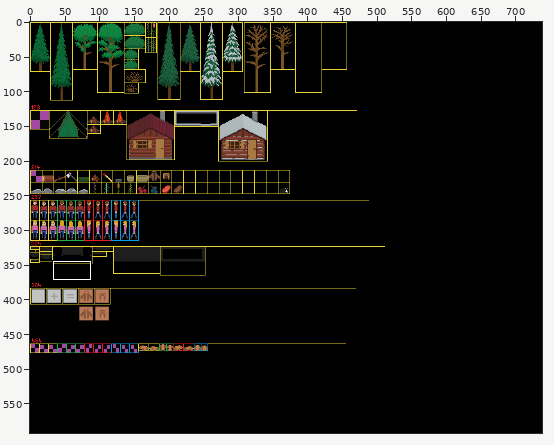
A sprite sheet gets an edit: Textures/Textures.png. The picture above shows the old version from afar; the outline marks the close-up.
Close-up. First the earlier version:
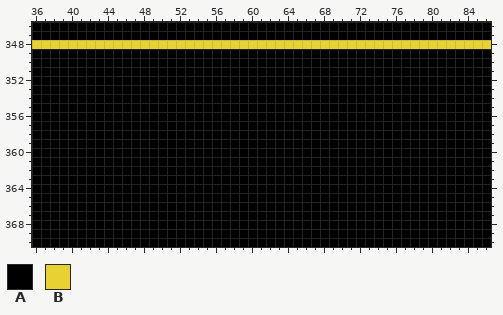
The file is 738x592 pixels. Colours within 5 levels of each other are drawn and written as one. Shown: x 36..86, y 346..370. The commit also changed other parts of the picture, which this record leaves out.
Palette (. is transparent): A #000000  B #e6d232
Pixels before, first column x 36:
346 AAAAAAAAAAAAAAAAAAAAAAAAAAAAAAAAAAAAAAAAAAAAAAAAAAA
347 AAAAAAAAAAAAAAAAAAAAAAAAAAAAAAAAAAAAAAAAAAAAAAAAAAA
348 BBBBBBBBBBBBBBBBBBBBBBBBBBBBBBBBBBBBBBBBBBBBBBBBBBB
349 AAAAAAAAAAAAAAAAAAAAAAAAAAAAAAAAAAAAAAAAAAAAAAAAAAA
350 AAAAAAAAAAAAAAAAAAAAAAAAAAAAAAAAAAAAAAAAAAAAAAAAAAA
351 AAAAAAAAAAAAAAAAAAAAAAAAAAAAAAAAAAAAAAAAAAAAAAAAAAA
352 AAAAAAAAAAAAAAAAAAAAAAAAAAAAAAAAAAAAAAAAAAAAAAAAAAA
353 AAAAAAAAAAAAAAAAAAAAAAAAAAAAAAAAAAAAAAAAAAAAAAAAAAA
354 AAAAAAAAAAAAAAAAAAAAAAAAAAAAAAAAAAAAAAAAAAAAAAAAAAA
355 AAAAAAAAAAAAAAAAAAAAAAAAAAAAAAAAAAAAAAAAAAAAAAAAAAA
356 AAAAAAAAAAAAAAAAAAAAAAAAAAAAAAAAAAAAAAAAAAAAAAAAAAA
357 AAAAAAAAAAAAAAAAAAAAAAAAAAAAAAAAAAAAAAAAAAAAAAAAAAA
358 AAAAAAAAAAAAAAAAAAAAAAAAAAAAAAAAAAAAAAAAAAAAAAAAAAA
359 AAAAAAAAAAAAAAAAAAAAAAAAAAAAAAAAAAAAAAAAAAAAAAAAAAA
360 AAAAAAAAAAAAAAAAAAAAAAAAAAAAAAAAAAAAAAAAAAAAAAAAAAA
361 AAAAAAAAAAAAAAAAAAAAAAAAAAAAAAAAAAAAAAAAAAAAAAAAAAA
362 AAAAAAAAAAAAAAAAAAAAAAAAAAAAAAAAAAAAAAAAAAAAAAAAAAA
363 AAAAAAAAAAAAAAAAAAAAAAAAAAAAAAAAAAAAAAAAAAAAAAAAAAA
364 AAAAAAAAAAAAAAAAAAAAAAAAAAAAAAAAAAAAAAAAAAAAAAAAAAA
365 AAAAAAAAAAAAAAAAAAAAAAAAAAAAAAAAAAAAAAAAAAAAAAAAAAA
366 AAAAAAAAAAAAAAAAAAAAAAAAAAAAAAAAAAAAAAAAAAAAAAAAAAA
367 AAAAAAAAAAAAAAAAAAAAAAAAAAAAAAAAAAAAAAAAAAAAAAAAAAA
368 AAAAAAAAAAAAAAAAAAAAAAAAAAAAAAAAAAAAAAAAAAAAAAAAAAA
369 AAAAAAAAAAAAAAAAAAAAAAAAAAAAAAAAAAAAAAAAAAAAAAAAAAA
370 AAAAAAAAAAAAAAAAAAAAAAAAAAAAAAAAAAAAAAAAAAAAAAAAAAA
And afterwards:
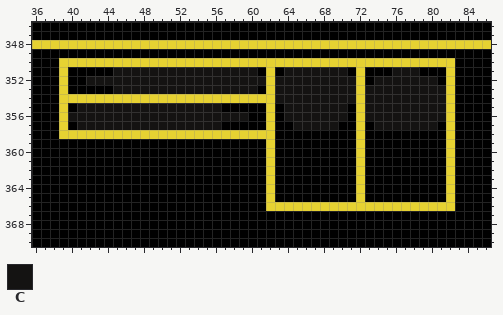
Colours new in this view: C #141312
Changes in this commit:
{"y":350,"x":39,"old":"AAAAAAAAAAAAAAAAAAAAAAAAAAAAAAAAAAAAAAAAAAAA","new":"BBBBBBBBBBBBBBBBBBBBBBBBBBBBBBBBBBBBBBBBBBBB"}
{"y":351,"x":39,"old":"A","new":"B"}
{"y":351,"x":45,"old":"AAAAAAAAAAAAAAAA","new":"CCCCCCCCCCCCCCCC"}
{"y":351,"x":62,"old":"A","new":"B"}
{"y":351,"x":64,"old":"AAAAAAA","new":"CCCCCCC"}
{"y":351,"x":72,"old":"A","new":"B"}
{"y":351,"x":76,"old":"AAA","new":"CCC"}
{"y":351,"x":82,"old":"A","new":"B"}
{"y":352,"x":39,"old":"A","new":"B"}
{"y":352,"x":42,"old":"AAAAAAAAAAAAAAAAAAAAAAAAAAAAAAA","new":"CCCCCCCCCCCCCCCCCCCCBCCCCCCCCCB"}
{"y":352,"x":74,"old":"AAAAAAA","new":"CCCCCCC"}
{"y":352,"x":82,"old":"A","new":"B"}
{"y":353,"x":39,"old":"A","new":"B"}
{"y":353,"x":45,"old":"AAAAAAAAAAAAAAAA","new":"CCCCCCCCCCCCCCCC"}
{"y":353,"x":62,"old":"AAAAAAAAAAAAAAAAAAAAA","new":"BCCCCCCCCCBCCCCCCCCCB"}
{"y":354,"x":39,"old":"AAAAAAAAAAAAAAAAAAAAAAAAAAAAAAAAAAAAAAAAAAAA","new":"BBBBBBBBBBBBBBBBBBBBBBBBCCCCCCCCCBCCCCCCCCCB"}
{"y":355,"x":39,"old":"A","new":"B"}
{"y":355,"x":41,"old":"AAAAAAAAAAAAAAAA","new":"CCCCCCCCCCCCCCCC"}
{"y":355,"x":62,"old":"A","new":"B"}
{"y":355,"x":64,"old":"AAAAAAA","new":"CCCCCCC"}
{"y":355,"x":72,"old":"AAAAAAAAAAA","new":"BCCCCCCCCCB"}
{"y":356,"x":39,"old":"AAAAAAAAAAAAAAAAAAAAA","new":"BCCCCCCCCCCCCCCCCCCCC"}
{"y":356,"x":62,"old":"A","new":"B"}
{"y":356,"x":64,"old":"AAAAAAA","new":"CCCCCCC"}
{"y":356,"x":72,"old":"AAAAAAAAAAA","new":"BCCCCCCCCCB"}
{"y":357,"x":39,"old":"A","new":"B"}
{"y":357,"x":41,"old":"AAAAAAAAAAAAAAAA","new":"CCCCCCCCCCCCCCCC"}
{"y":357,"x":62,"old":"A","new":"B"}
{"y":357,"x":65,"old":"AAAAA","new":"CCCCC"}
{"y":357,"x":72,"old":"A","new":"B"}
{"y":357,"x":74,"old":"AAAAAAA","new":"CCCCCCC"}
{"y":357,"x":82,"old":"A","new":"B"}
{"y":358,"x":39,"old":"AAAAAAAAAAAAAAAAAAAAAAAA","new":"BBBBBBBBBBBBBBBBBBBBBBBB"}
{"y":358,"x":72,"old":"A","new":"B"}
{"y":358,"x":82,"old":"A","new":"B"}
{"y":359,"x":62,"old":"A","new":"B"}
{"y":359,"x":72,"old":"A","new":"B"}
{"y":359,"x":82,"old":"A","new":"B"}
{"y":360,"x":62,"old":"A","new":"B"}
{"y":360,"x":72,"old":"A","new":"B"}
{"y":360,"x":82,"old":"A","new":"B"}
{"y":361,"x":62,"old":"A","new":"B"}
{"y":361,"x":72,"old":"A","new":"B"}
{"y":361,"x":82,"old":"A","new":"B"}
{"y":362,"x":62,"old":"A","new":"B"}
{"y":362,"x":72,"old":"A","new":"B"}
{"y":362,"x":82,"old":"A","new":"B"}
{"y":363,"x":62,"old":"A","new":"B"}
{"y":363,"x":72,"old":"A","new":"B"}
{"y":363,"x":82,"old":"A","new":"B"}
{"y":364,"x":62,"old":"A","new":"B"}
{"y":364,"x":72,"old":"A","new":"B"}
{"y":364,"x":82,"old":"A","new":"B"}
{"y":365,"x":62,"old":"A","new":"B"}
{"y":365,"x":72,"old":"A","new":"B"}
{"y":365,"x":82,"old":"A","new":"B"}
{"y":366,"x":62,"old":"AAAAAAAAAAAAAAAAAAAAA","new":"BBBBBBBBBBBBBBBBBBBBB"}
{"label":"changed","picture_box":[59,58,455,211]}
